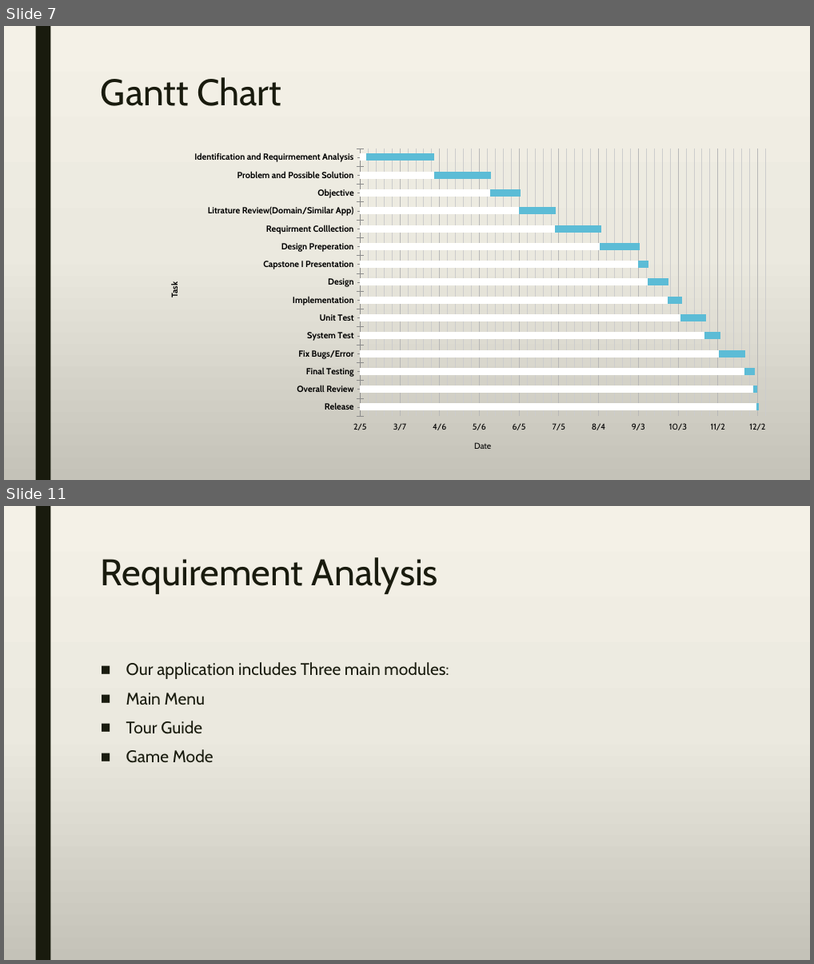
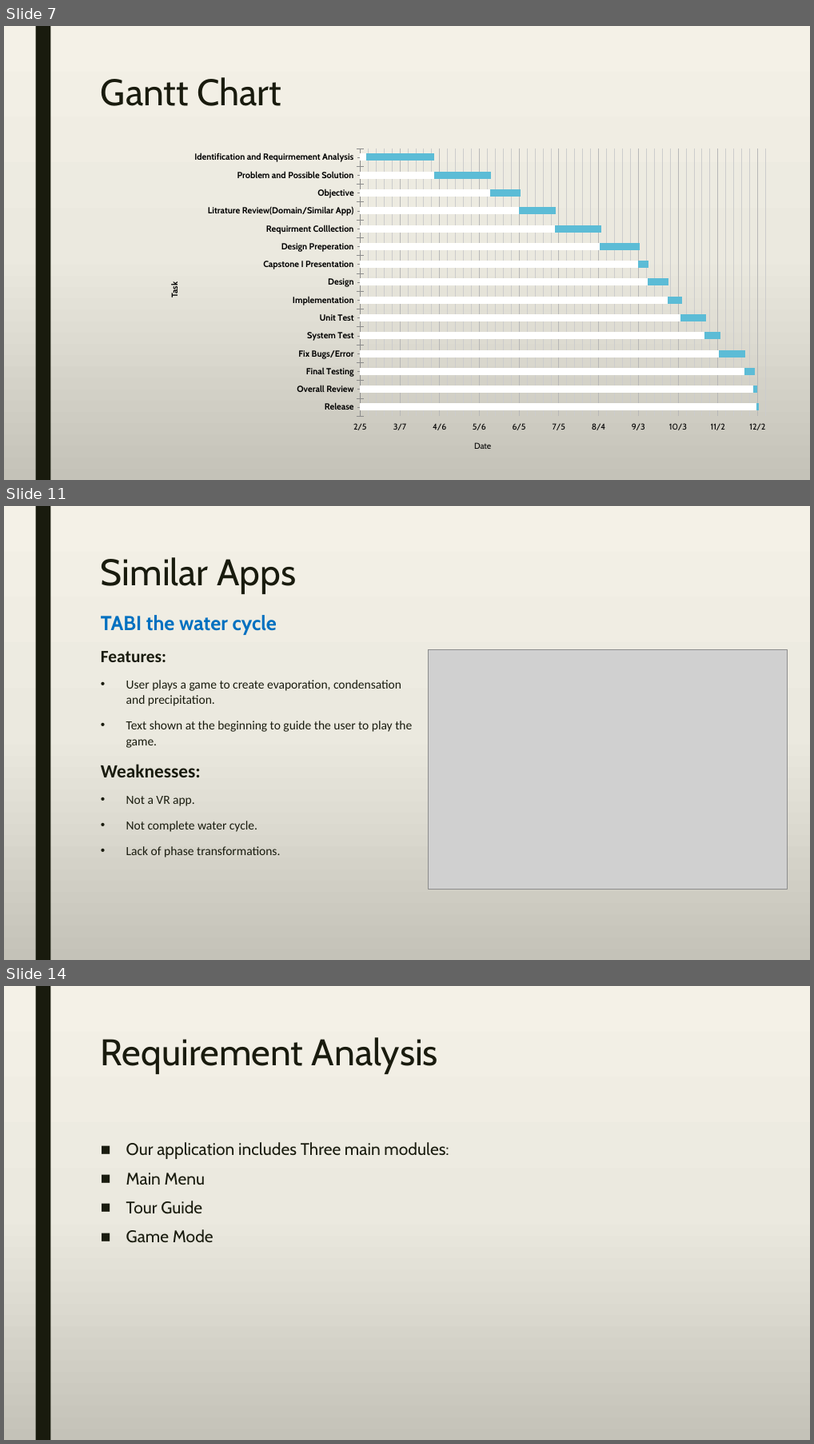
Before and after one commit to A-3li/Capstone, a slide deck: Capstone.pptx. Shown one above the other, each under a label of ours: slides 7 and 11 before the commit, slides 7, 11 and 14 after it; the slides between them are not shown. The pictures are 814x964 and 814x1444 pixels, drawn with LibreOffice and Linux fonts; fonts in the diff are those of the drawing; grey boxes stand for pictures. Boxes give left, top, right and bottom in pixels: in the first picture for what was removed or moved away, otherwise in the second. Text is boxed around its words. In the diff, an @@ line names an element or a change of style, - is before the commit and + after.

```diff
--- a/Capstone.pptx
+++ b/Capstone.pptx
@@ slide 11 added at <box>4,506,810,960</box>, background gradient #F4F2E7 to #EBEAE0 to #C4C3B9; not listed: 1 template element that a slide beside it also shows @@
@@ title added at <box>101,557,296,594</box>, 44 pt, text #191B0E @@
+Similar Apps
@@ text added at <box>101,615,412,857</box>, 14.8 pt, text #191B0E @@
+TABI the water cycle
+Features:
+• User plays a game to create evaporation, condensation and precipitation.
+• Text shown at the beginning to guide the user to play the game.
+Weaknesses:
+• Not a VR app.
+• Not complete water cycle.
+• Lack of phase transformations.
@@ picture added at <box>428,650,787,889</box> @@
@@ what was slide 11 is now slide 14 @@
```
Also in this commit, not shown: 1 slide changed, 5 other slides added, 3 slides removed.
